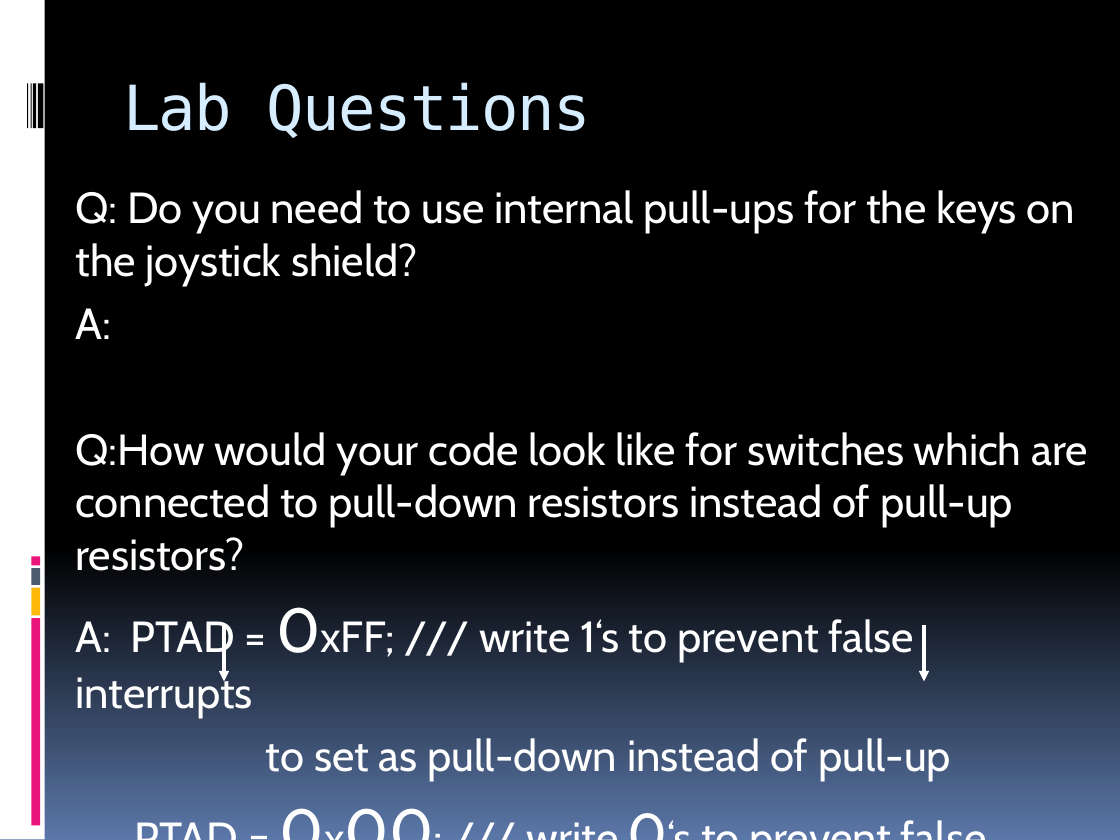
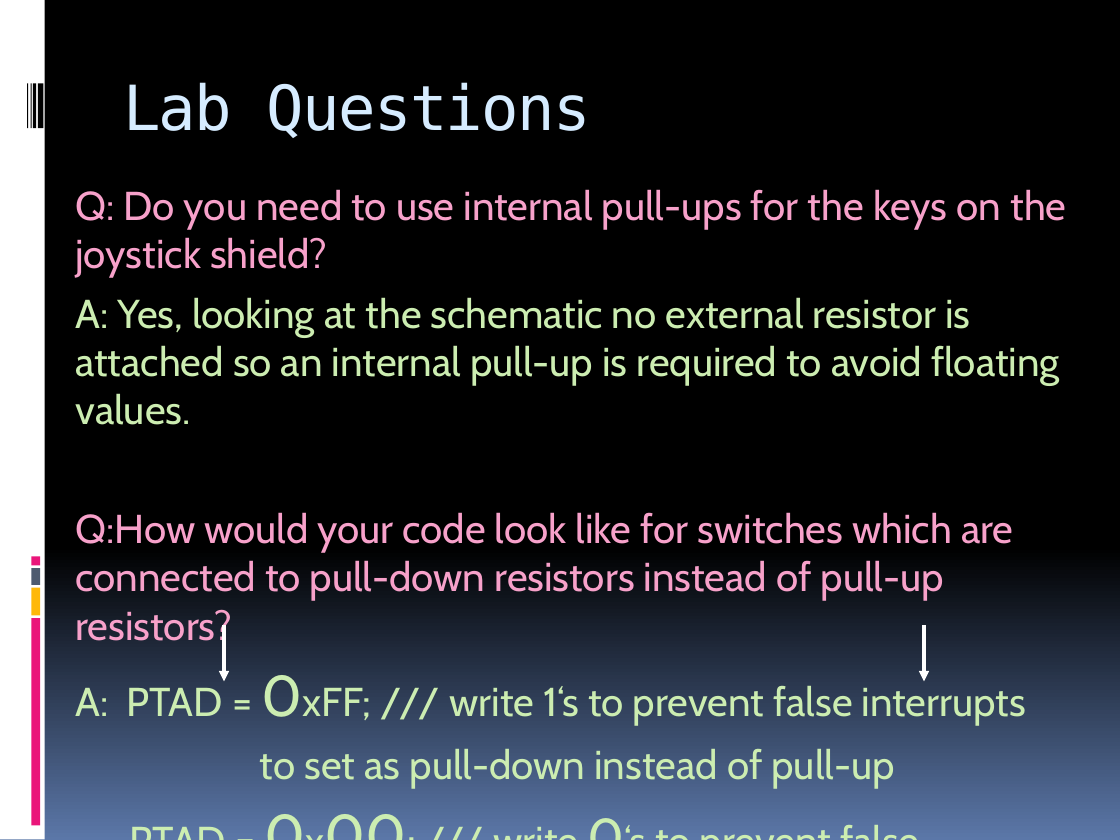
Before and after one commit to Kiefer602/MyTeam, a slide deck: slide 14 of Projects/recap/week5a_recap.pptx. Drawn at 1120x840 pixels with LibreOffice and Linux fonts; fonts in the diff are those of the drawing. Boxes give left, top, right and bottom in pixels: in the first picture for what was removed or moved away, otherwise in the second. Text is boxed around its words. In the diff, an @@ line names an element or a change of style, - is before the commit and + after.

```diff
--- a/Projects/recap/week5a_recap.pptx
+++ b/Projects/recap/week5a_recap.pptx
@@ text at (75,189,1066,788): size 28 to 25.9 pt in "Q: Do you need to use internal ...", "Q:How would your code look like for ...", "A: PTAD = 0xFF; /// write 1‘s ...", "to set as pull-down instead of pull-up" and 1 more places; text colour #FFFFFF to #F7A1CA in "Q: Do you need to use internal ...", "Q:How would your code look like for ..."; size 40 to 37 pt in "0xFF;", "0x00;"; text colour #FFFFFF to #CCEDB1 in "A: PTAD = 0xFF; /// write 1‘s ...", "to set as pull-down instead of pull-up", "PTAD = 0x00; /// write 0‘s to ..."; size 36 to 33.3 pt in "0‘s" @@
@@ text at (75,297,1060,425): text changed; size 28 to 25.9 pt; text colour #FFFFFF to #CCEDB1 @@
-A:
+A: Yes, looking at the schematic no external resistor is attached so an internal pull-up is required to avoid floating values.
```
Also in this commit, not shown: 2 other slides changed.
